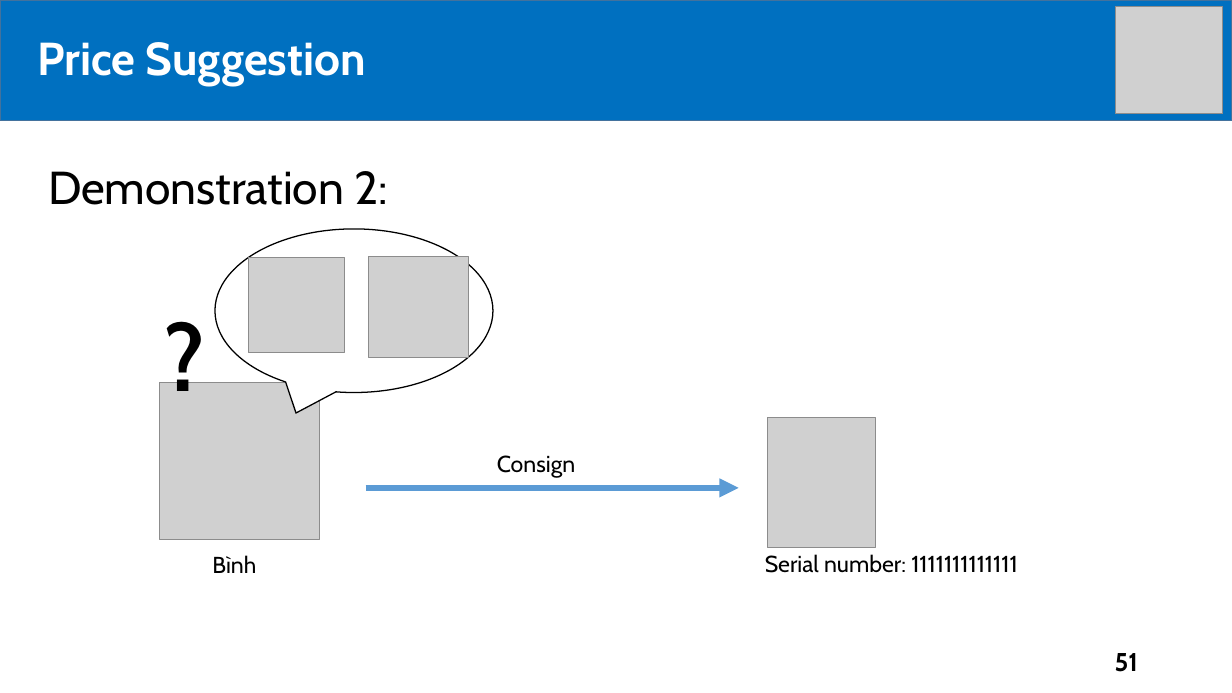
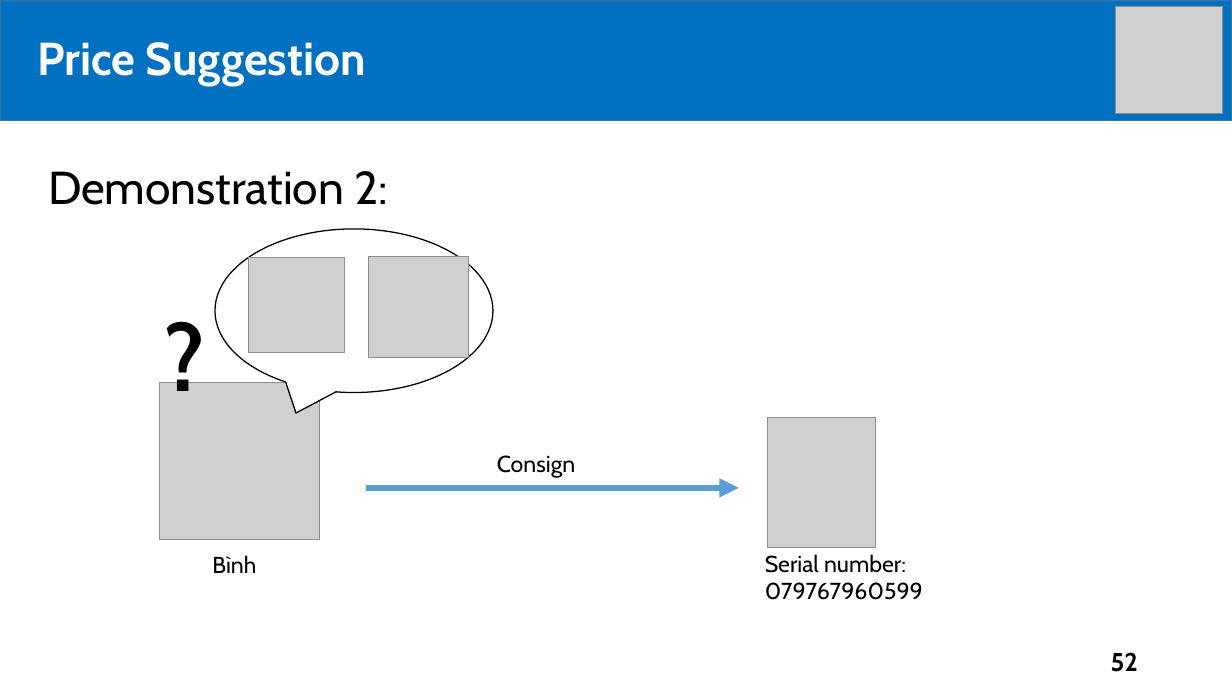
Before and after one commit to tiendan3108/CP, a slide deck: slide 52 of Source/Presentation/PreFinalPresentation.pptx (slide 51 before the commit). Drawn at 1232x693 pixels with LibreOffice and Linux fonts; fonts in the diff are those of the drawing; grey boxes stand for pictures. Boxes give left, top, right and bottom in pixels: in the first picture for what was removed or moved away, otherwise in the second. Text is boxed around its words. In the diff, an @@ line names an element or a change of style, - is before the commit and + after.

```diff
--- a/Source/Presentation/PreFinalPresentation.pptx
+++ b/Source/Presentation/PreFinalPresentation.pptx
@@ text at [765,554,923,600]: text changed @@
-Serial number: 1111111111111
+Serial number: 079767960599
@@ page number at [1111,652,1138,672]: text changed @@
-51
+52
```
Also in this commit, not shown: 30 other slides changed, 5 slides added, 2 slides removed.
